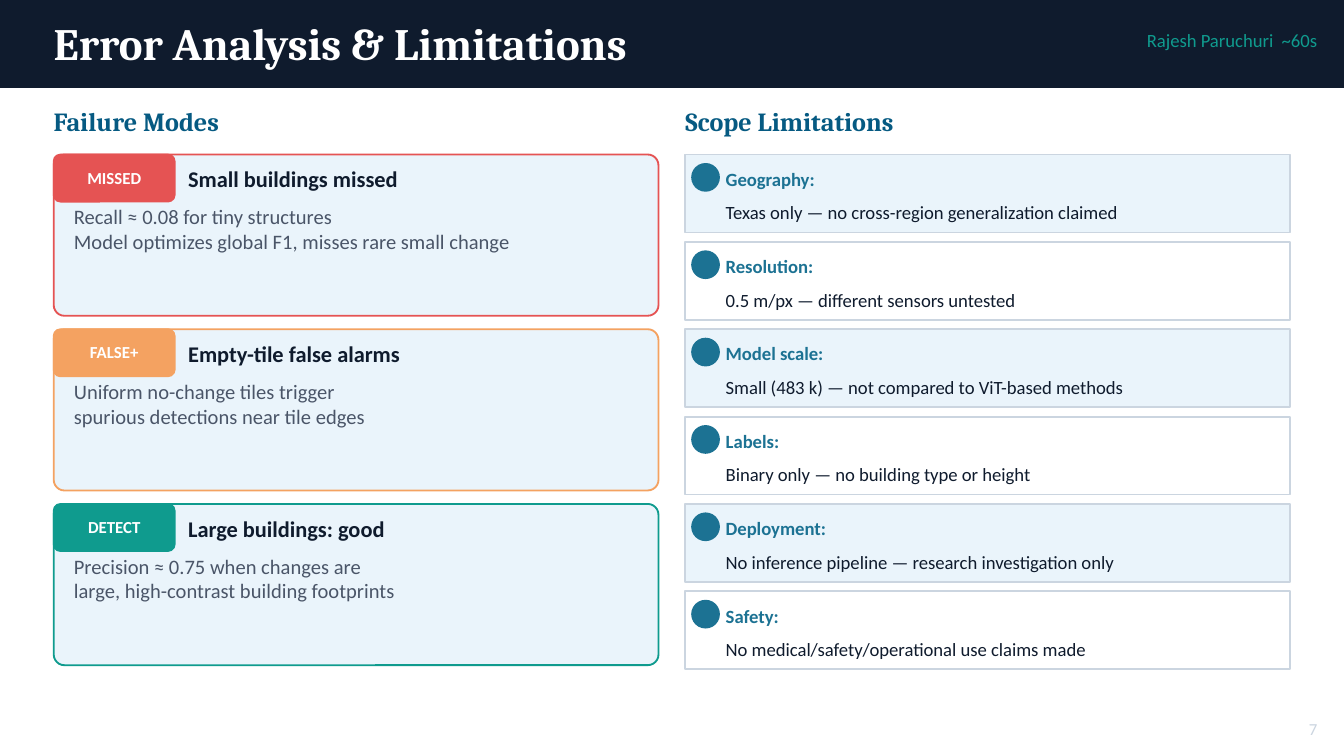
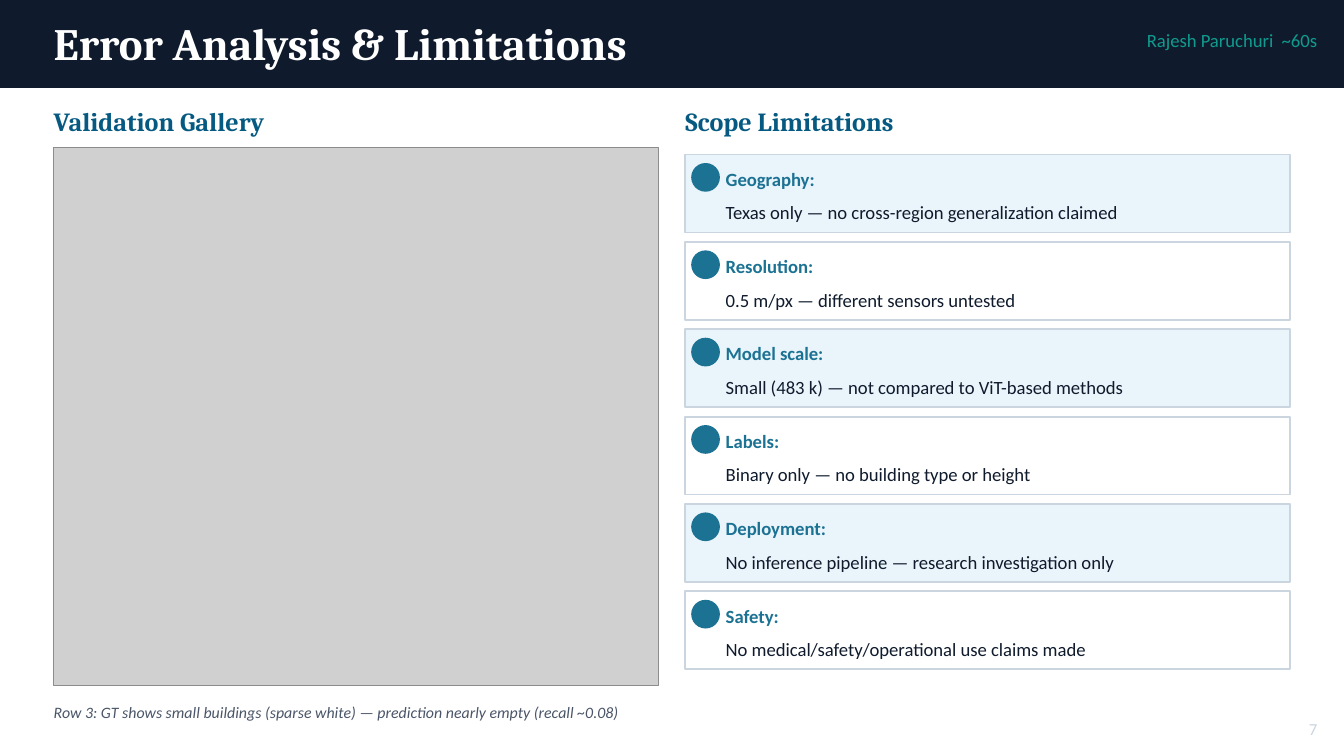
Before and after one commit to danwaseem/levir-change-detection, a slide deck: slide 8 of presentation/buildsafe_vision.pptx. Drawn at 1344x756 pixels with LibreOffice and Linux fonts; fonts in the diff are those of the drawing; grey boxes stand for pictures. Boxes give left, top, right and bottom in pixels: in the first picture for what was removed or moved away, otherwise in the second. Text is boxed around its words. In the diff, an @@ line names an element or a change of style, - is before the commit and + after.

```diff
--- a/presentation/buildsafe_vision.pptx
+++ b/presentation/buildsafe_vision.pptx
@@ text at <box>54,113,264,137</box>: text changed @@
-Failure Modes
+Validation Gallery
@@ picture added at <box>54,148,659,685</box> @@
@@ rounded rectangle removed at <box>54,155,659,316</box> @@
@@ rounded rectangle removed at <box>54,155,175,202</box> @@
@@ text removed at <box>87,173,141,184</box> @@
-MISSED
@@ text removed at <box>188,171,398,191</box> @@
-Small buildings missed
@@ text removed at <box>74,209,509,253</box> @@
-Recall ≈ 0.08 for tiny structures
-Model optimizes global F1, misses rare small change
@@ rounded rectangle removed at <box>54,329,659,491</box> @@
@@ rounded rectangle removed at <box>54,329,175,376</box> @@
@@ text removed at <box>90,347,139,358</box> @@
-FALSE+
@@ text removed at <box>188,346,400,366</box> @@
-Empty-tile false alarms
@@ text removed at <box>74,384,365,428</box> @@
-Uniform no-change tiles trigger
-spurious detections near tile edges
@@ rounded rectangle removed at <box>54,504,659,665</box> @@
@@ rounded rectangle removed at <box>54,504,175,551</box> @@
@@ text removed at <box>88,522,140,533</box> @@
-DETECT
@@ text removed at <box>188,521,384,541</box> @@
-Large buildings: good
@@ text removed at <box>74,559,395,602</box> @@
-Precision ≈ 0.75 when changes are
-large, high-contrast building footprints
@@ text added at <box>54,706,618,721</box>, 8.5 pt, text #4A5568, italic @@
+Row 3: GT shows small buildings (sparse white) — prediction nearly empty (recall ~0.08)
```
Also in this commit, not shown: 3 other slides changed.
